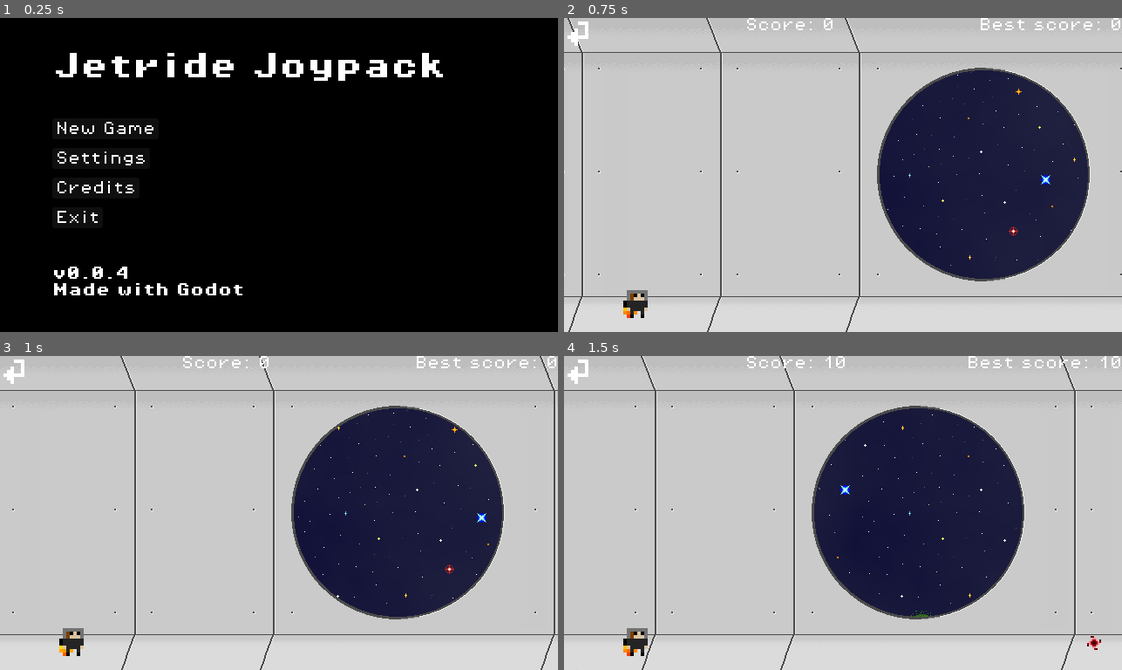
Above: before the commit, frames 1-4 (two rows, left to right).
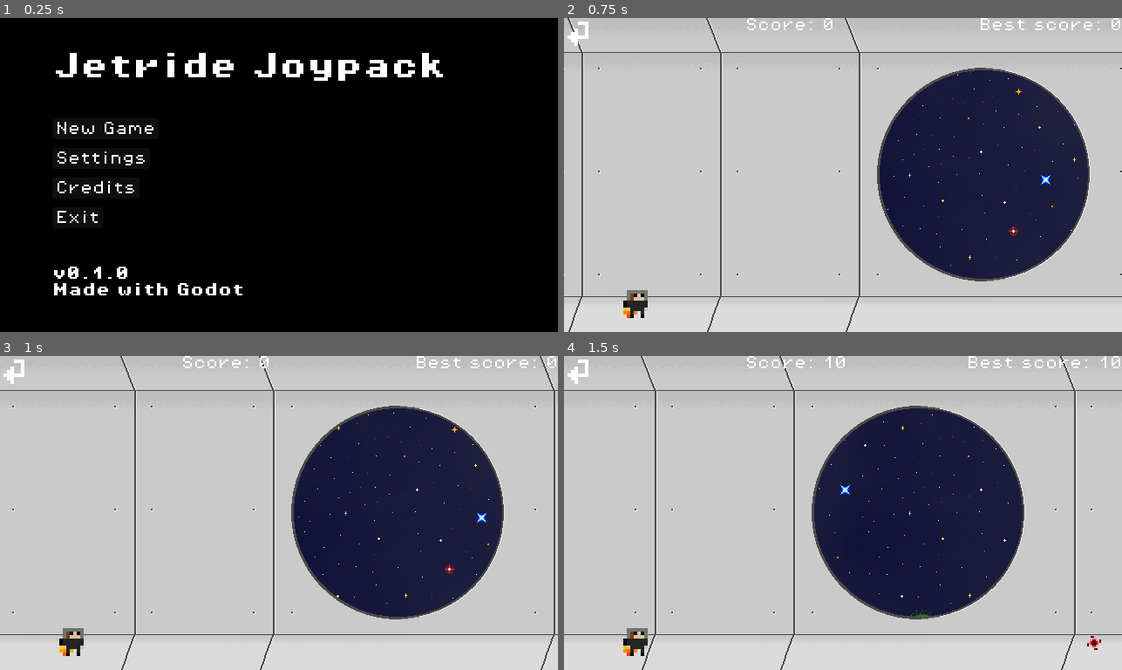
Above: after the commit, the same moments.

Repository: Modailun/jetride-joypack-clone
Game: Godot game, scene res://scenes/main_menu.tscn
Two runs of this game, one before a commit and one after it. Both use one fixed random seed, a clock stepped at 60 frames per second and the inputs below.
Inputs:
- Up to frame 1 (0.25 s): no input
- Up to frame 2 (0.75 s): click "New Game" at 0.5 s
- Up to frame 3 (1 s): no input
- Up to frame 4 (1.5 s): click "New Game" at 1.25 s

The runs differ from the first frame. In frame 1, less than 0.1% of the frame differs, in the area x 16-23%, y 79-84%; in frame 2, nothing differs; in frame 3, nothing differs; in frame 4, nothing differs.

Commit message:
Modified version number

Diff:
--- a/scenes/main_menu.tscn
+++ b/scenes/main_menu.tscn
@@ -87,7 +87,7 @@
 [node name="Version" type="Label" parent="MarginContainer/HBoxContainer/VBoxContainer"]
 texture_filter = 1
 layout_mode = 2
-text = "v0.0.4
+text = "v0.1.0
 Made with Godot"
 label_settings = SubResource("LabelSettings_wu84c")
 
